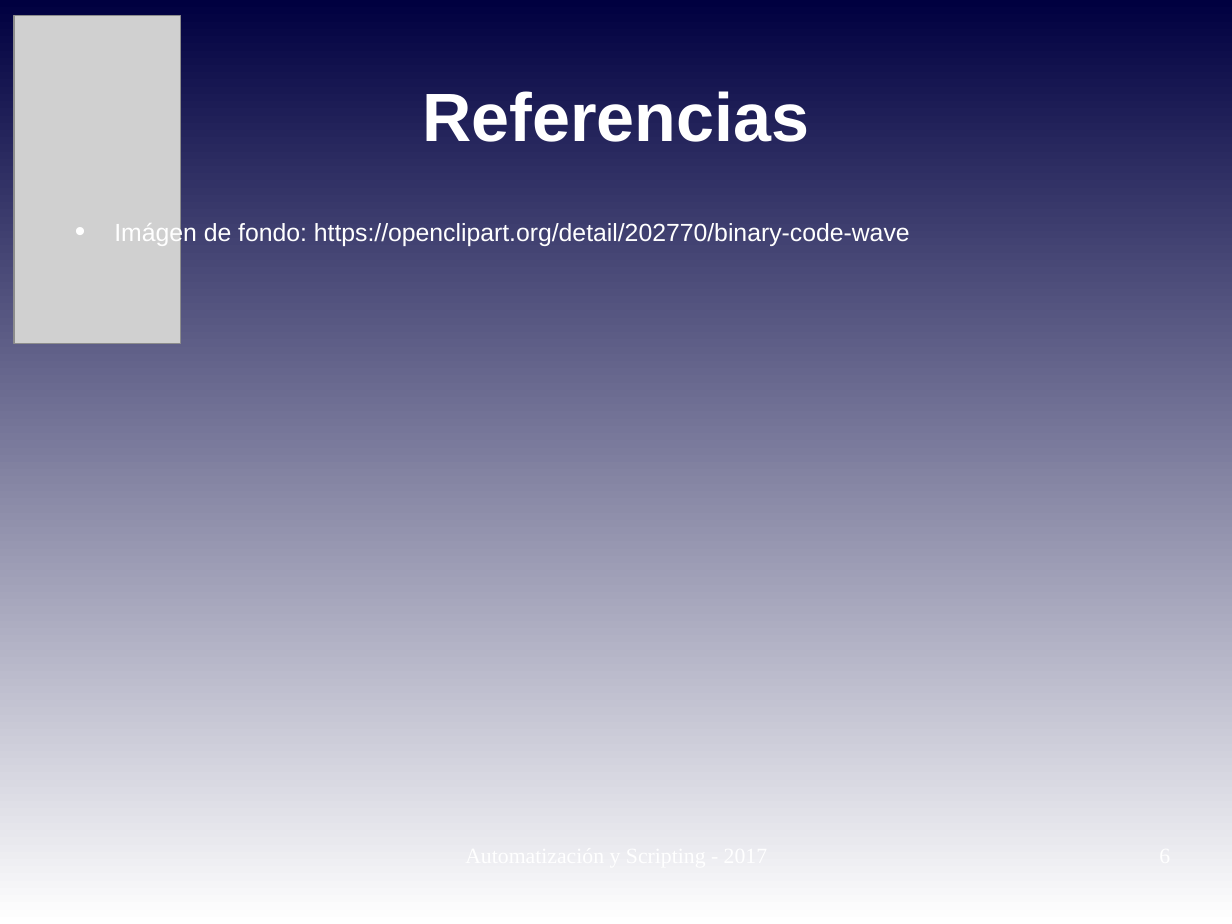
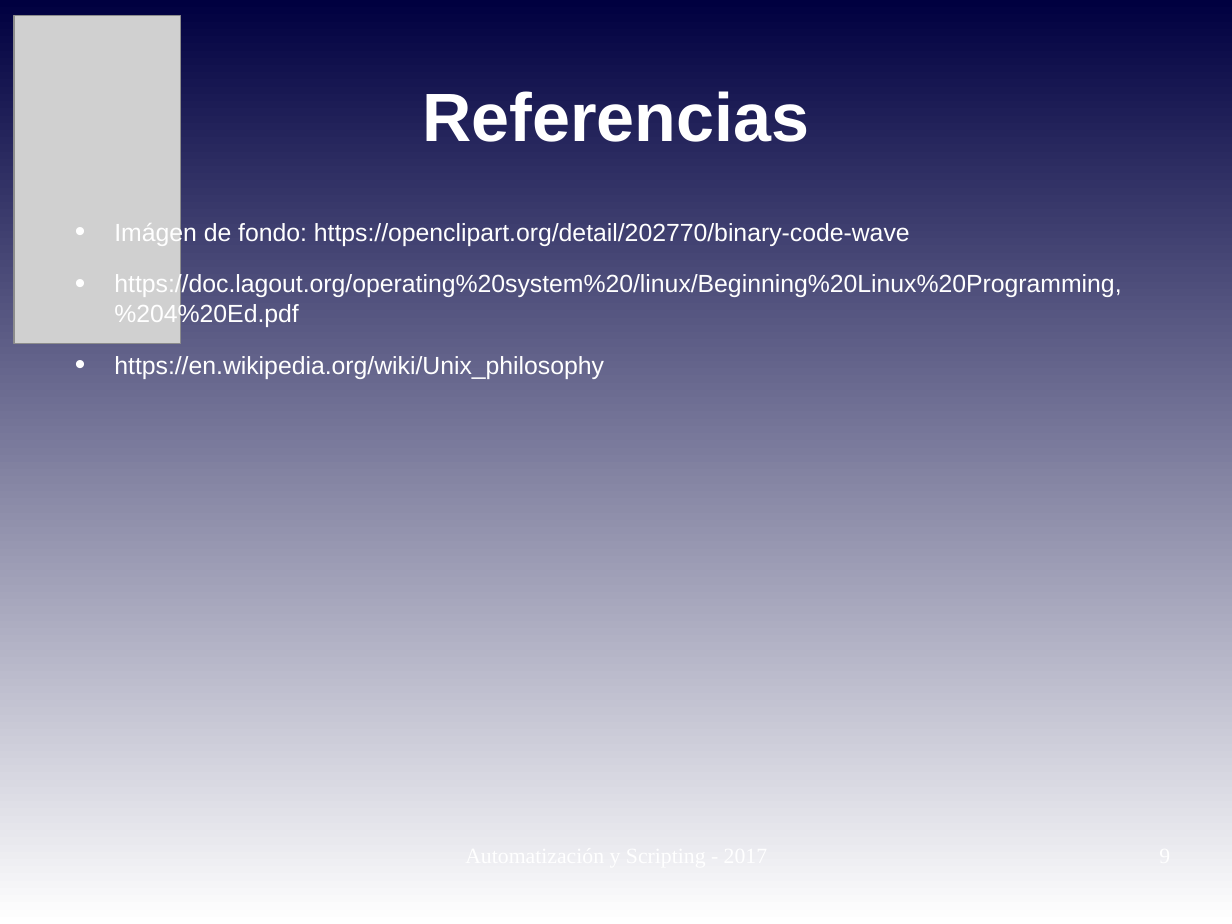
Before and after one commit to niniadcobre/-AutoyScripting, a slide deck: slide 9 of clases/AYS_clase01.odp (slide 6 before the commit). Drawn at 1232x924 pixels with LibreOffice and Linux fonts; fonts in the diff are those of the drawing; grey boxes stand for pictures. Boxes give left, top, right and bottom in pixels: in the first picture for what was removed or moved away, otherwise in the second. Text is boxed around its words. In the diff, an @@ line names an element or a change of style, - is before the commit and + after.

```diff
--- a/clases/AYS_clase01.odp
+++ b/clases/AYS_clase01.odp
@@ text at [114,272,1121,379]: paragraphs added @@
+• https://doc.lagout.org/operating%20system%20/linux/Beginning%20Linux%20Programming,%204%20Ed.pdf
+• https://en.wikipedia.org/wiki/Unix_philosophy
```
Also in this commit, not shown: 5 other slides changed, 3 slides added, 3 other files.
